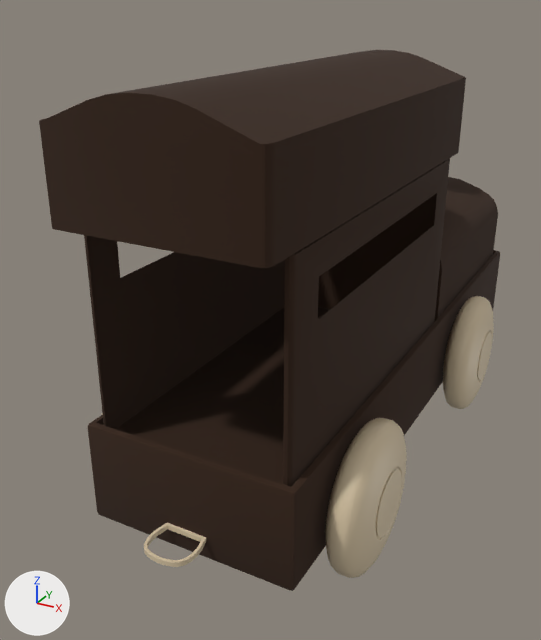
Before and after pictures for a commit that changed the glTF model 1tren-cabeza.glb.
Before and after are seen from a 50 mm lens placed at (2.16, -4.59, 3.11), pointed at (-0.38, 0.03, 0.8). Every picture has the same lights, and +X, +Y and +Z are marked at lower left. The picture after the commit comes second. Where no turn or scale is listed for an object, it has been applied to the vertices. Vertices at exactly the same position are counted once.

Objects in the first picture: 'carriage.002', 'hook.002', 'tire-1.010', 'tire-1.011'.
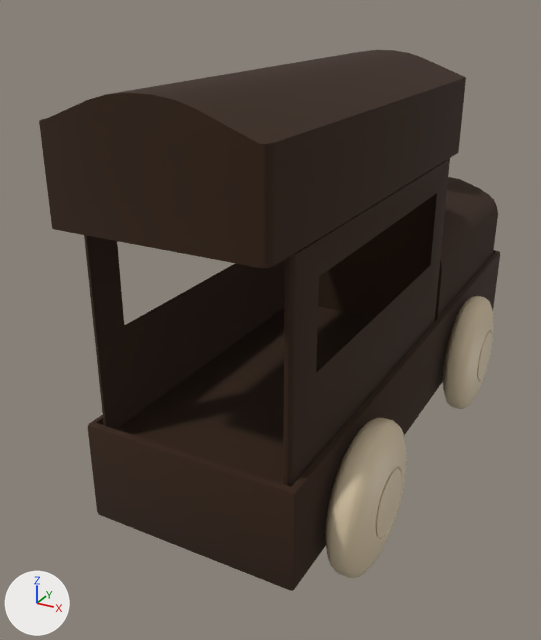
Changed parts and their boxes [x1, y1, x2, y2] in the pictures (541 x 640 px; the box of a moved part takes in the faces that stretch with it):
```json
{"object": "hook.002", "change": "deleted", "before": [144, 523, 206, 567], "on screen": "beige"}
{"part": 1, "of": "me_cube_022", "change": "moved or reshaped", "before": [107, 245, 285, 429], "after": [107, 245, 285, 429]}
{"part": 2, "of": "me_cube_022", "change": "moved or reshaped", "before": [295, 209, 443, 482], "after": [295, 209, 443, 482]}
```

Scene script edits in JSON lines:
```json
{"block": "me_cube_022", "where": "me_cube_022.from_pydata(...)  # 514 vertices, 1029 faces; spans x -0.71..0.71, y -1.59..3.16, z -0.72..1.95"}
{"block": "me_cube_022", "where": "# used by ob_carriage_002; location = (0.001, -0.275, 0.74)"}
{"block": "me_cube_022", "change": "me_cube_022 part 1"}
{"op": "set", "path": "me_cube_022.vertices[148].co", "old": "(-0.65, 0.91, 0.8)", "new": "(-0.65, 0.91, 0.49)"}
{"op": "set", "path": "me_cube_022.vertices[149].co", "old": "(-0.65, -1.06, 0.8)", "new": "(-0.65, -1.06, 0.49)", "note": "pixel (120, 277) -> pixel (124, 325)"}
{"block": "me_cube_022", "change": "me_cube_022 part 2"}
{"op": "set", "path": "me_cube_022.vertices[406].co", "old": "(0.65, 0.91, 0.8)", "new": "(0.65, 0.91, 0.49)", "note": "pixel (434, 225) -> pixel (430, 265)"}
{"op": "set", "path": "me_cube_022.vertices[407].co", "old": "(0.65, -1.06, 0.8)", "new": "(0.65, -1.06, 0.49)", "note": "pixel (317, 320) -> pixel (316, 373)"}
{"op": "remove", "block": "ob_hook_002", "code": ["ob_hook_002 = bpy.data.objects.new('hook.002', me_cube_023)", "ob_hook_002.location = (0.001, -0.275, 0.813)"]}
```
